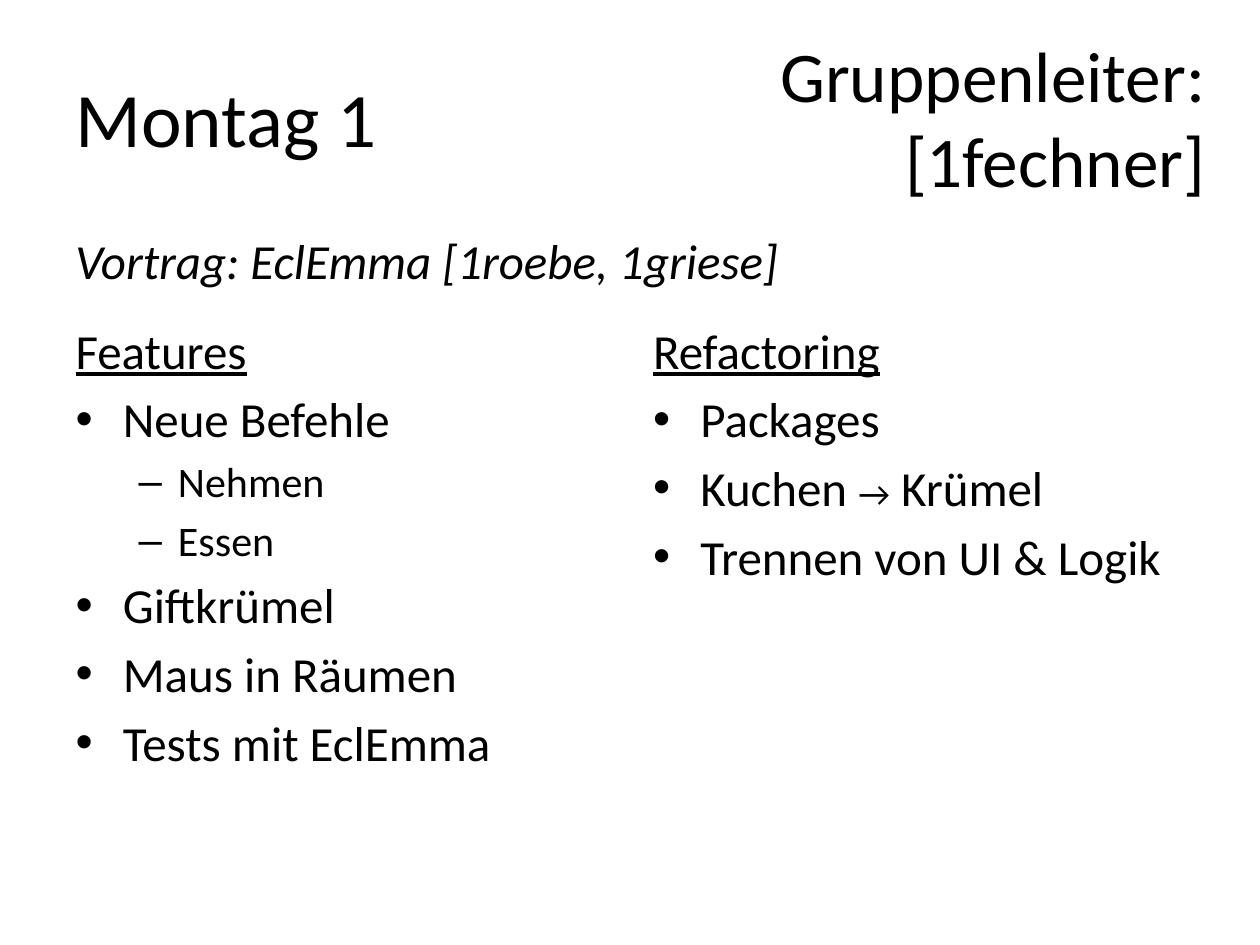
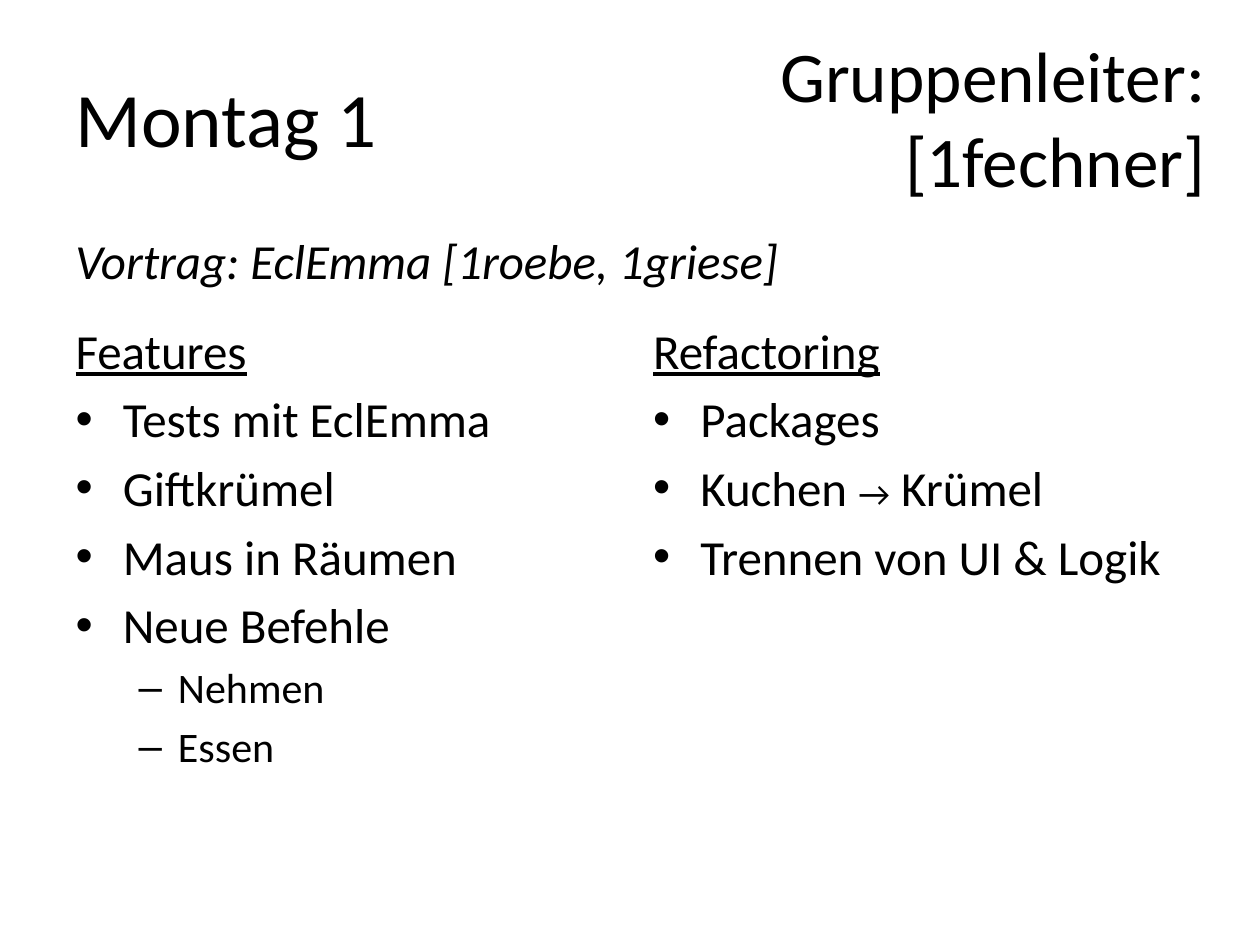
Before and after one commit to FlaShG/SEP12, a slide deck: slide 13 of vortraege/Präsentation_01.pptx (slide 11 before the commit). Drawn at 1260x945 pixels with LibreOffice and Linux fonts; fonts in the diff are those of the drawing. Boxes give left, top, right and bottom in pixels: in the first picture for what was removed or moved away, otherwise in the second. Text is boxed around its words. In the diff, an @@ line names an element or a change of style, - is before the commit and + after.

```diff
--- a/vortraege/Präsentation_01.pptx
+++ b/vortraege/Präsentation_01.pptx
@@ text at (123,403,491,576): paragraphs added @@
+• Tests mit EclEmma
+• Giftkrümel
+• Maus in Räumen
@@ text at (123,589,491,762): paragraphs removed @@
-• Giftkrümel
-• Maus in Räumen
-• Tests mit EclEmma
```
Also in this commit, not shown: 5 other slides changed, 4 slides added, 1 slide removed.
